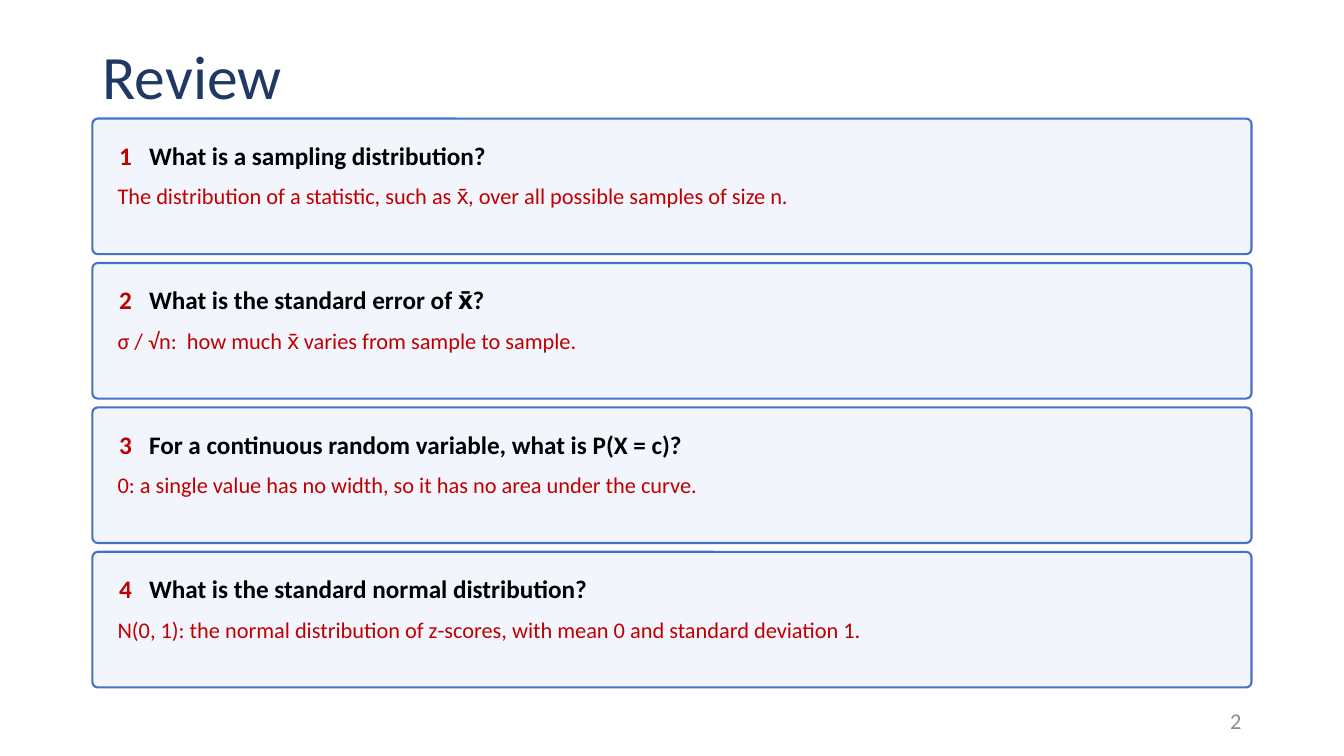
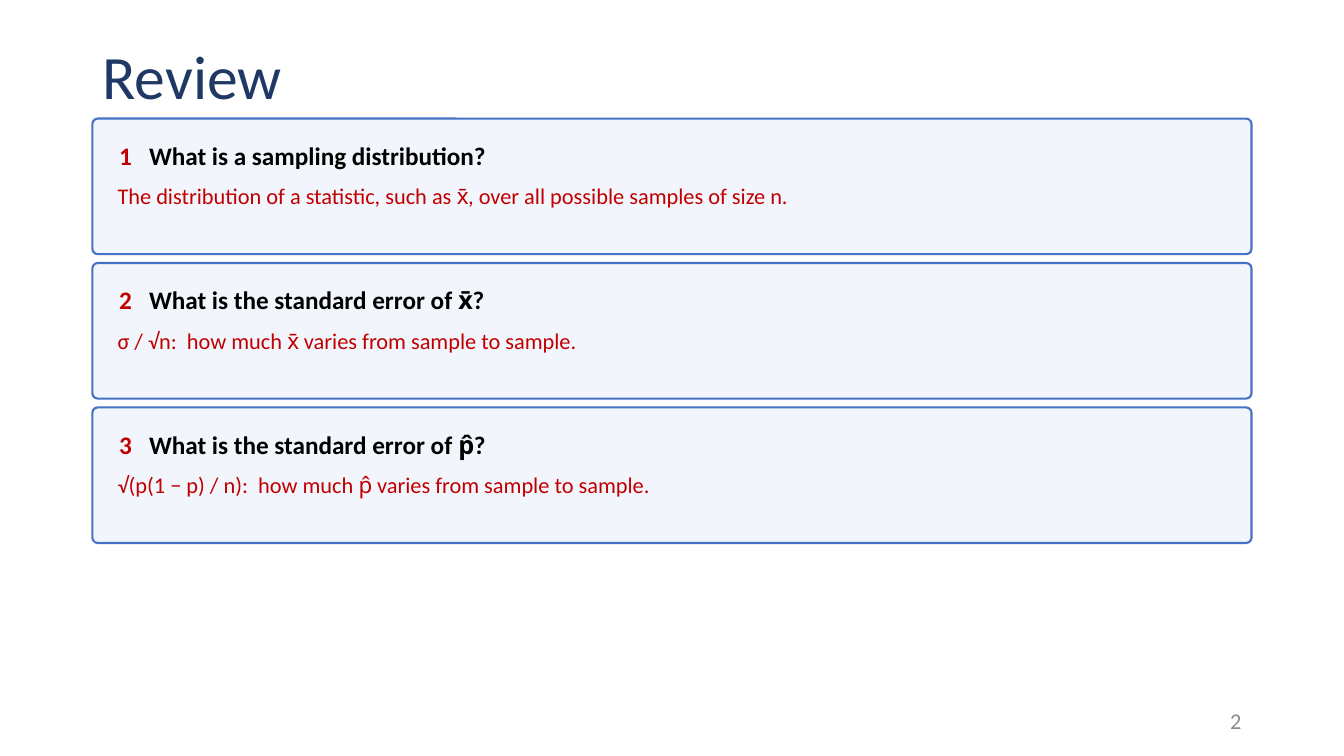
Before and after one commit to Jarred6068/UI_STAT251-03_Spring_2024, a slide deck: slide 2 of docs/lecture_slides/Week 9/2026/Week9_Lecture19_Slides_10_19_2026.pptx. Drawn at 1344x756 pixels with LibreOffice and Linux fonts; fonts in the diff are those of the drawing. Boxes give left, top, right and bottom in pixels: in the first picture for what was removed or moved away, otherwise in the second. Text is boxed around its words. In the diff, an @@ line names an element or a change of style, - is before the commit and + after.

```diff
--- a/docs/lecture_slides/Week 9/2026/Week9_Lecture19_Slides_10_19_2026.pptx
+++ b/docs/lecture_slides/Week 9/2026/Week9_Lecture19_Slides_10_19_2026.pptx
@@ text in rounded rectangle at box(119, 434, 467, 460): text changed @@
-3 For a continuous random variable, what is P(X = c)?
+3 What is the standard error of p̂?
@@ text at box(118, 475, 650, 499): text changed @@
-0: a single value has no width, so it has no area under the curve.
+√(p(1 − p) / n): how much p̂ varies from sample to sample.
@@ rounded rectangle removed at box(93, 552, 1252, 688) @@
-4 What is the standard normal distribution?
@@ text removed at box(118, 622, 860, 641) @@
-N(0, 1): the normal distribution of z-scores, with mean 0 and standard deviation 1.
```
Also in this commit, not shown: 19 other files.
